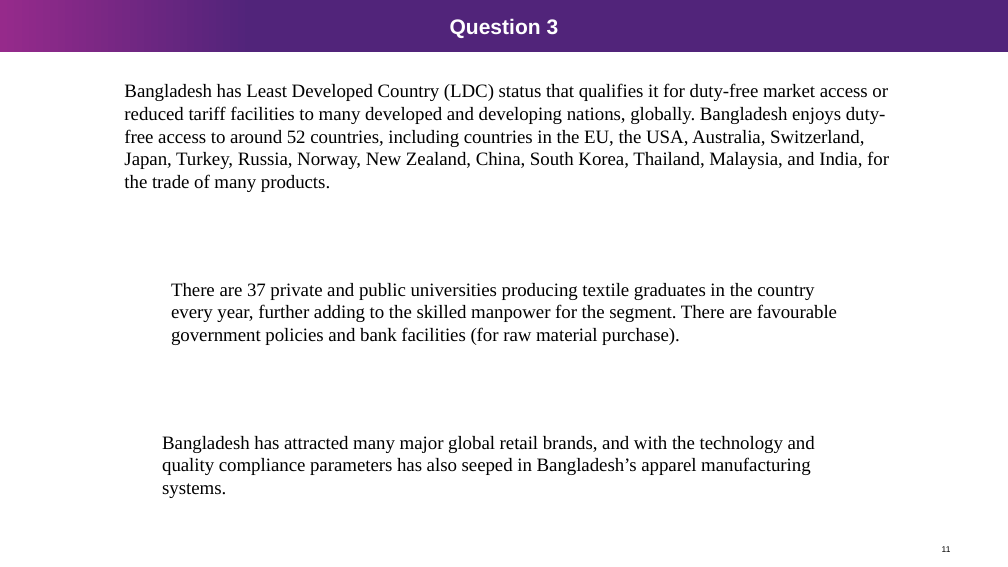
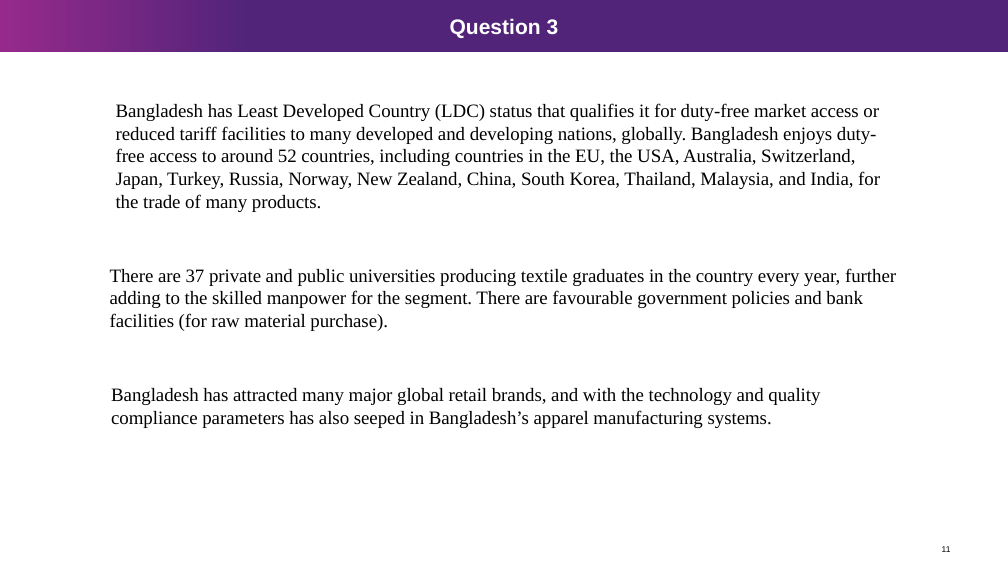
Before and after one commit to numashev/ECON3510-Items, a slide deck: slide 11 of PowerPoint/Tutorial 3.pptx. Drawn at 1008x567 pixels with LibreOffice and Linux fonts; fonts in the diff are those of the drawing; background and template pictures are left out. Boxes give left, top, right and bottom in pixels: in the first picture for what was removed or moved away, otherwise in the second. Text is boxed around its words. In the diff, an @@ line names an element or a change of style, - is before the commit and + after.

```diff
--- a/PowerPoint/Tutorial 3.pptx
+++ b/PowerPoint/Tutorial 3.pptx
@@ text "Bangladesh has Least Developed Country ...": place and size @@
-text "Bangladesh has Least Developed Country ..." at (124,83,889,192)
+text "Bangladesh has Least Developed Country ..." at (116,103,880,212)
@@ text "There are 37 private and ..." rewrapped from (171,283,837,345) to (110,268,896,331) @@
@@ text "Bangladesh has attracted many major ..." rewrapped from (162,436,815,498) to (111,388,820,428) @@
```
Also in this commit, not shown: 1 other slide changed, 7 other files.
